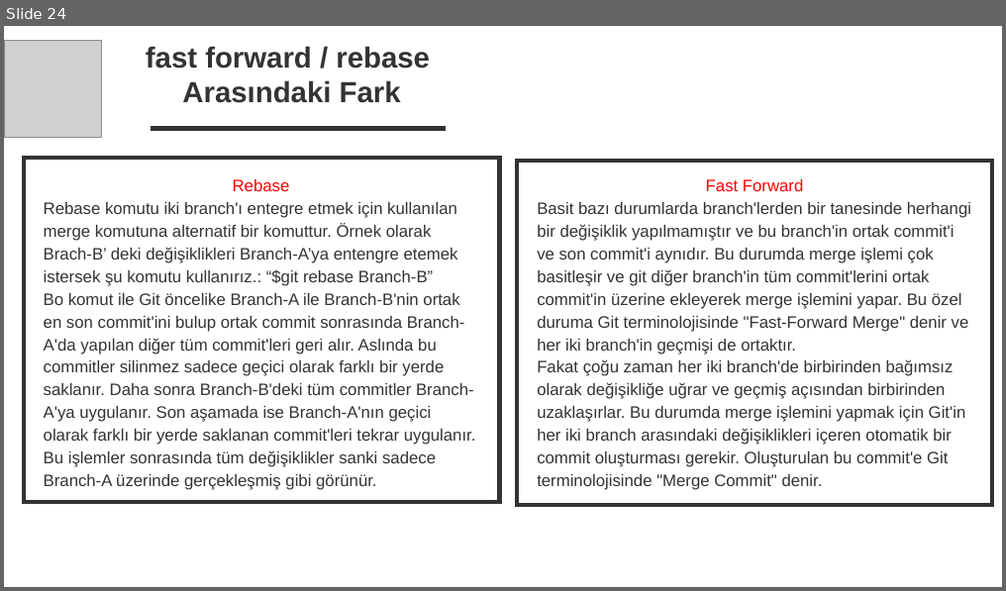
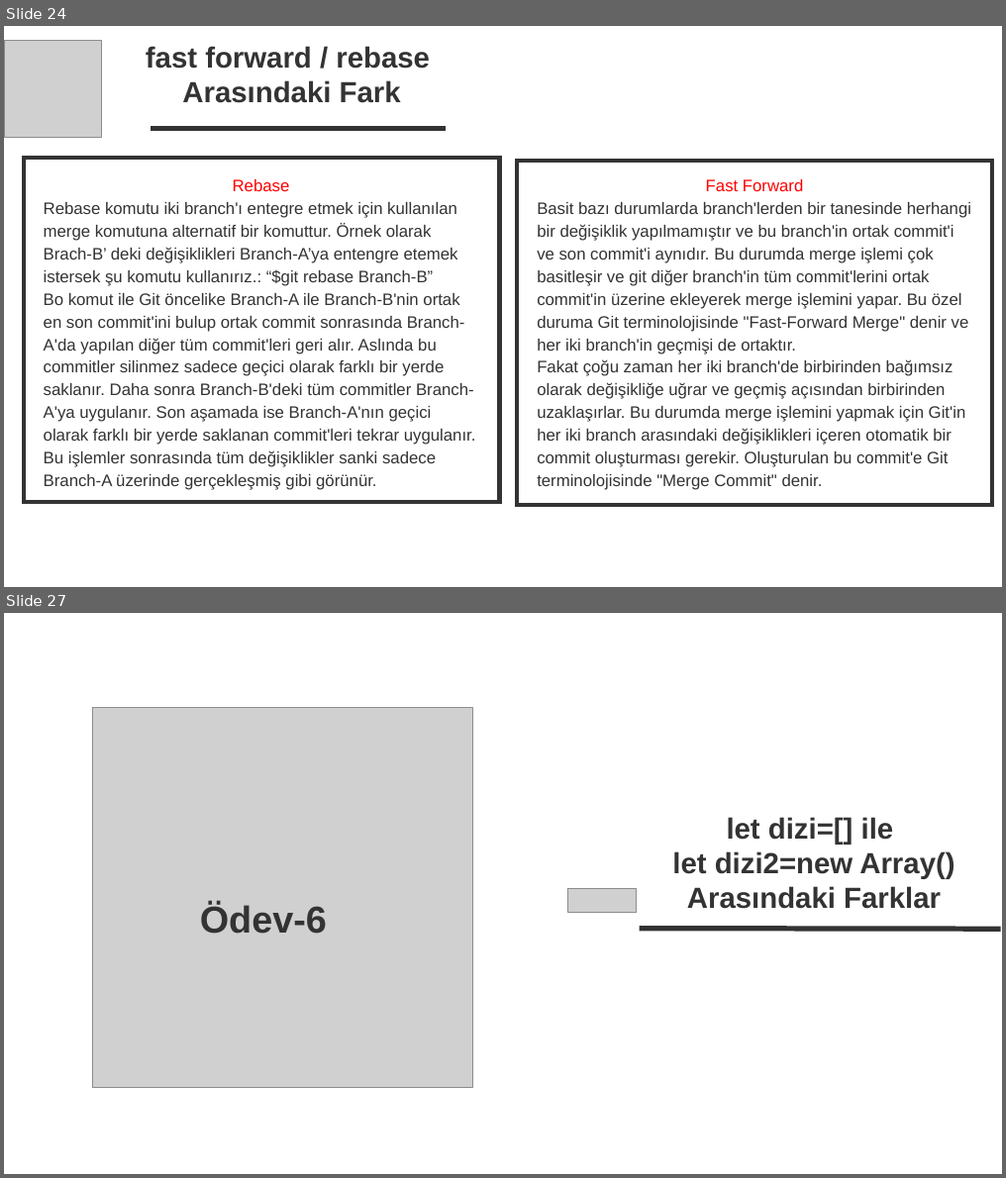
Before and after one commit to TechCareer-FrontEnd-1/tubisad-frontend-wjolnir, a slide deck: Research Homeworks/Research Homeworks.pptx. Shown one above the other, each under a label of ours: slide 24 before the commit, slides 24 and 27 after it; the slides between them are not shown. The pictures are 1006x591 and 1006x1178 pixels, drawn with LibreOffice and Linux fonts; fonts in the diff are those of the drawing; grey boxes stand for pictures. Boxes give left, top, right and bottom in pixels: in the first picture for what was removed or moved away, otherwise in the second. Text is boxed around its words. In the diff, an @@ line names an element or a change of style, - is before the commit and + after.

Commit message:
Array-Research-Completed

```diff
--- a/Research Homeworks/Research Homeworks.pptx
+++ b/Research Homeworks/Research Homeworks.pptx
@@ slide 27 added at [4, 613, 1002, 1174], background #FFFFFF @@
@@ picture added at [92, 707, 472, 1087] @@
@@ text added at [672, 817, 954, 909], 28 pt, text #333333, bold @@
+let dizi=[] ile
+let dizi2=new Array()
+Arasındaki Farklar
@@ text added at [200, 904, 327, 934], 36 pt, text #333333, bold @@
+Ödev-6
@@ picture added at [567, 888, 636, 912] @@
@@ line added from (1001, 929) to (640, 929), #333333 5 pt @@
```
Also in this commit, not shown: 3 other slides added.
